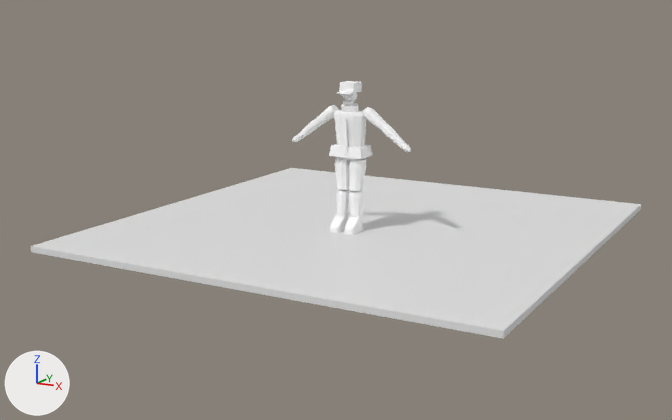
The Blender file ArtSource/Pedestrians/Blender/LastRouteFerryman3D.blend: old version first, new version second.
Camera for both pictures: a camera (50 mm lens) standing at (5.11, -9.51, 2.74) and looking at (-0.22, 0.06, 0.2). Every picture has the same lights, and +X, +Y and +Z are marked at lower left. The older version comes first.

Objects in the first picture: 'PreviewGround' and 20 more.
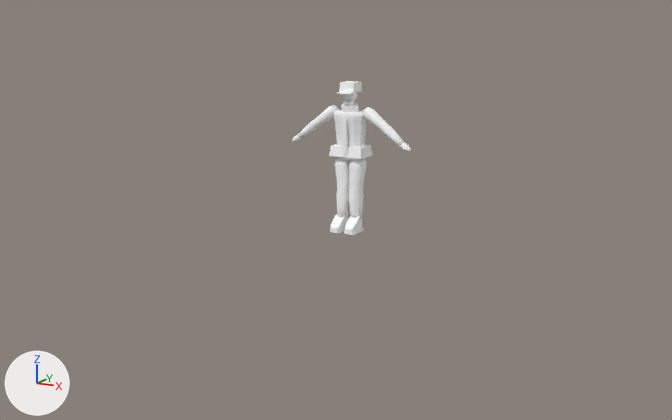
What differs and where, as boxes (x1, y1, x2, y2) in the pictures (672 x 420 px):
'PreviewGround', deleted
    before: (31, 168, 641, 339)

Edits to the bpy script that builds the scene:
```text
Remove ob_previewground:
    ob_previewground = bpy.data.objects.new('PreviewGround', me_previewground_mesh)
    ob_previewground.location = (0.0, 0.0, 0.0)
```
